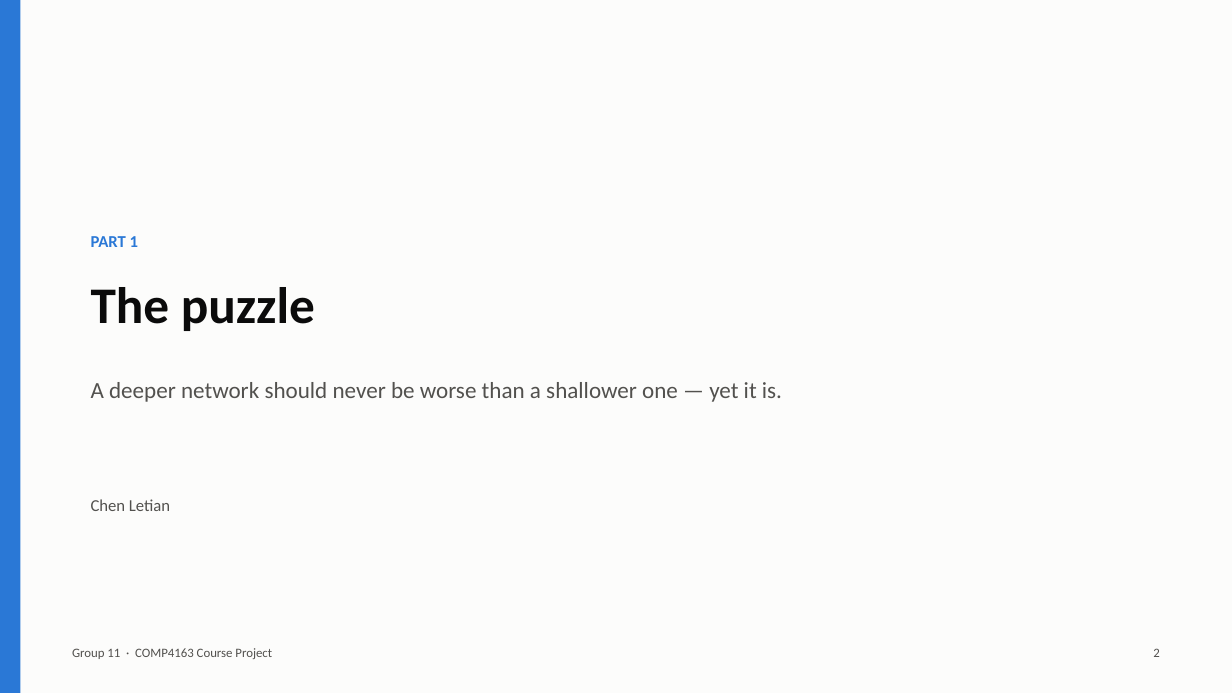
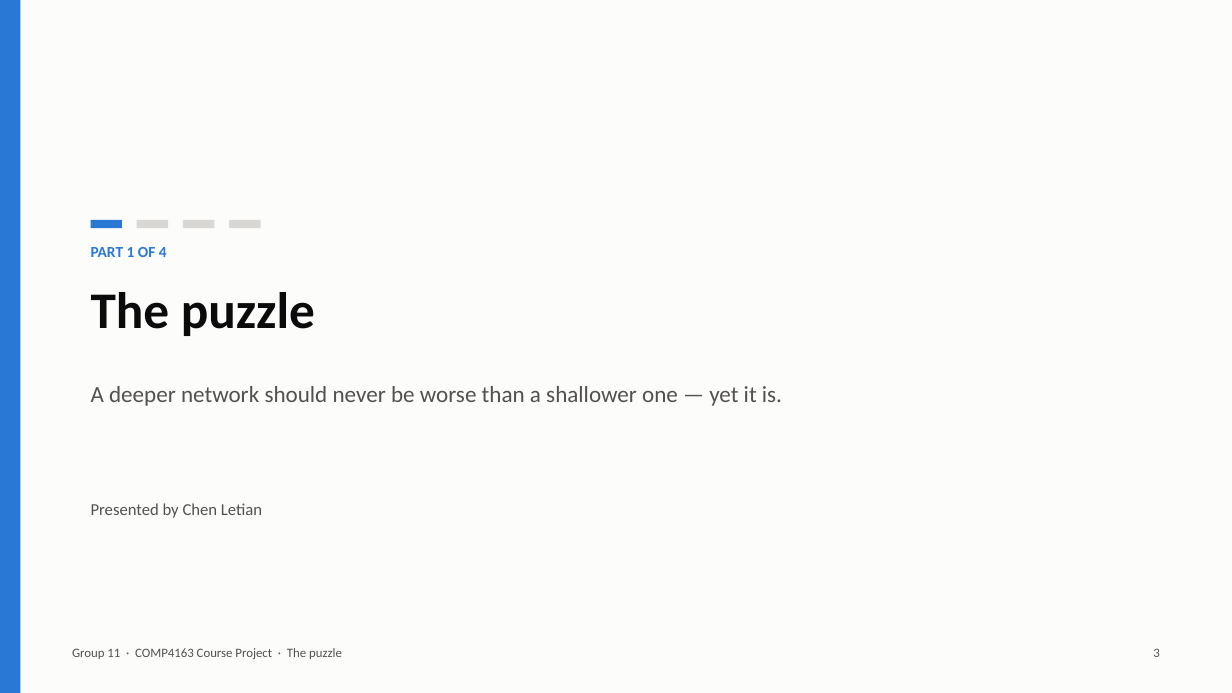
Before and after one commit to v68md6ttb2-ux/COMP4163-ResNet-Degradation, a slide deck: slide 3 of report/slides.pptx (slide 2 before the commit). Drawn at 1232x693 pixels with LibreOffice and Linux fonts; fonts in the diff are those of the drawing. Boxes give left, top, right and bottom in pixels: in the first picture for what was removed or moved away, otherwise in the second. Text is boxed around its words. In the diff, an @@ line names an element or a change of style, - is before the commit and + after.

```diff
--- a/report/slides.pptx
+++ b/report/slides.pptx
@@ rectangle added at (91, 220, 122, 228), fill #2A78D6 @@
@@ rectangle added at (137, 220, 168, 228), fill #D9D8D4 @@
@@ rectangle added at (183, 220, 214, 228), fill #D9D8D4 @@
@@ rectangle added at (229, 220, 261, 228), fill #D9D8D4 @@
@@ text at (91, 247, 167, 257): text changed; size 13 to 12 pt @@
-PART 1
+PART 1 OF 4
@@ text "The puzzle": place and size @@
-text "The puzzle" at (91, 287, 315, 331)
+text "The puzzle" at (91, 292, 315, 336)
@@ text "A deeper network should never ...": place and size @@
-text "A deeper network should never ..." at (91, 382, 782, 402)
+text "A deeper network should never ..." at (91, 386, 782, 406)
@@ text at (91, 503, 262, 518): text changed @@
-Chen Letian
+Presented by Chen Letian
@@ text at (72, 648, 342, 659): text changed @@
-Group 11 · COMP4163 Course Project
+Group 11 · COMP4163 Course Project · The puzzle
```
Also in this commit, not shown: 34 other slides changed, 1 slide added, 1 other file.
